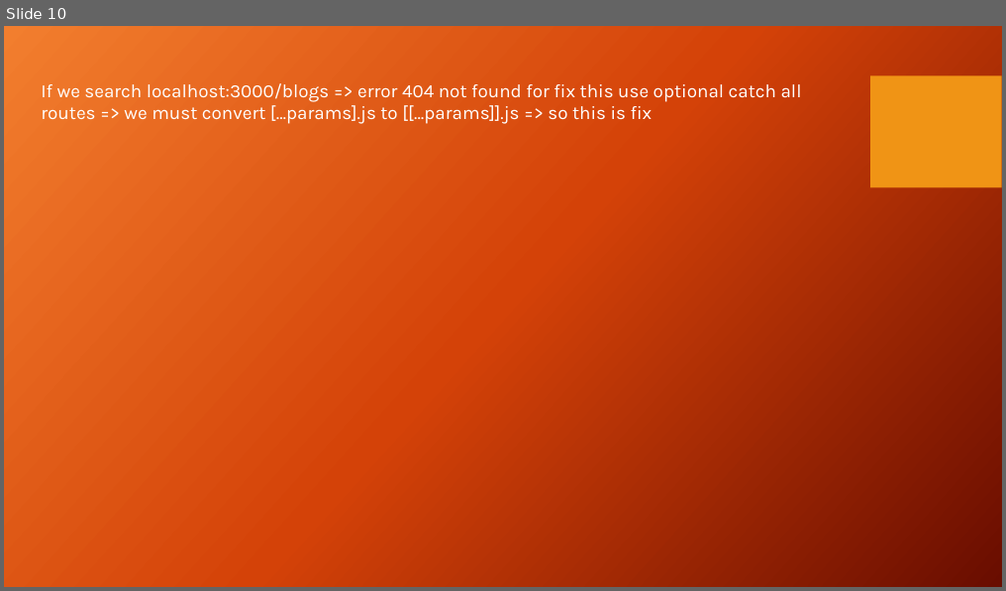
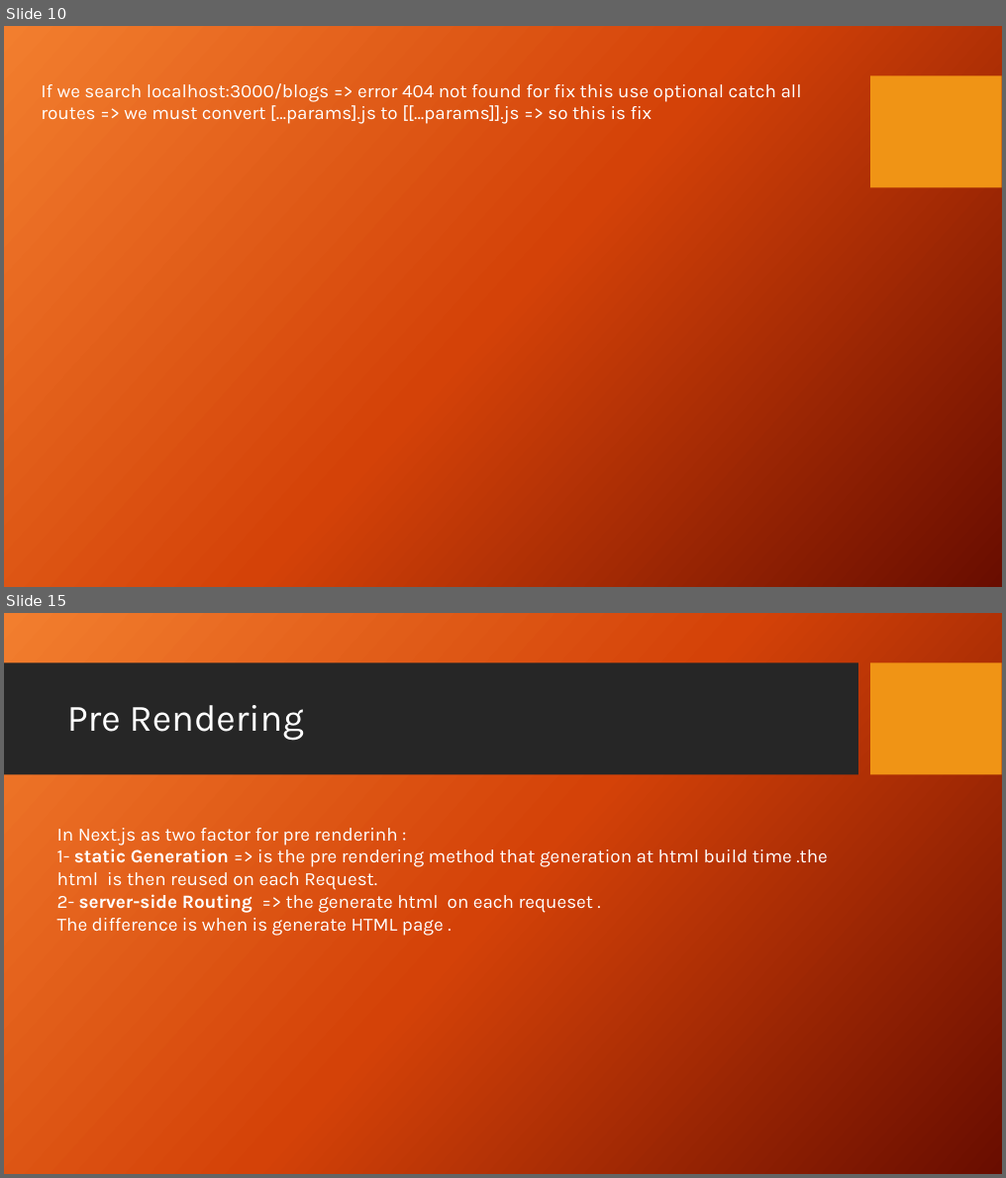
Before and after one commit to Matin-Sangabi/course, a slide deck: NEXT.pptx. Shown one above the other, each under a label of ours: slide 10 before the commit, slides 10 and 15 after it; the slides between them are not shown. The pictures are 1006x591 and 1006x1178 pixels, drawn with LibreOffice and Linux fonts; fonts in the diff are those of the drawing; background and template pictures are left out. Boxes give left, top, right and bottom in pixels: in the first picture for what was removed or moved away, otherwise in the second. Text is boxed around its words. In the diff, an @@ line names an element or a change of style, - is before the commit and + after.

```diff
--- a/NEXT.pptx
+++ b/NEXT.pptx
@@ slide 15 added at [4, 613, 1002, 1174], background picture (left out); not listed: 1 template element that a slide beside it also shows @@
@@ rectangle added at [4, 663, 858, 775], fill #262626 @@
@@ title added at [67, 705, 304, 740], 36 pt, text #FFFFFF @@
+Pre Rendering
@@ text added at [57, 828, 828, 936], 18 pt, text #FFFFFF @@
+In Next.js as two factor for pre renderinh :
+1- static Generation => is the pre rendering method that generation at html build time .the html is then reused on each Request.
+2- server-side Routing => the generate html on each requeset .
+The difference is when is generate HTML page .
```
Also in this commit, not shown: 1 slide changed, 5 other slides added, 2 other files.
